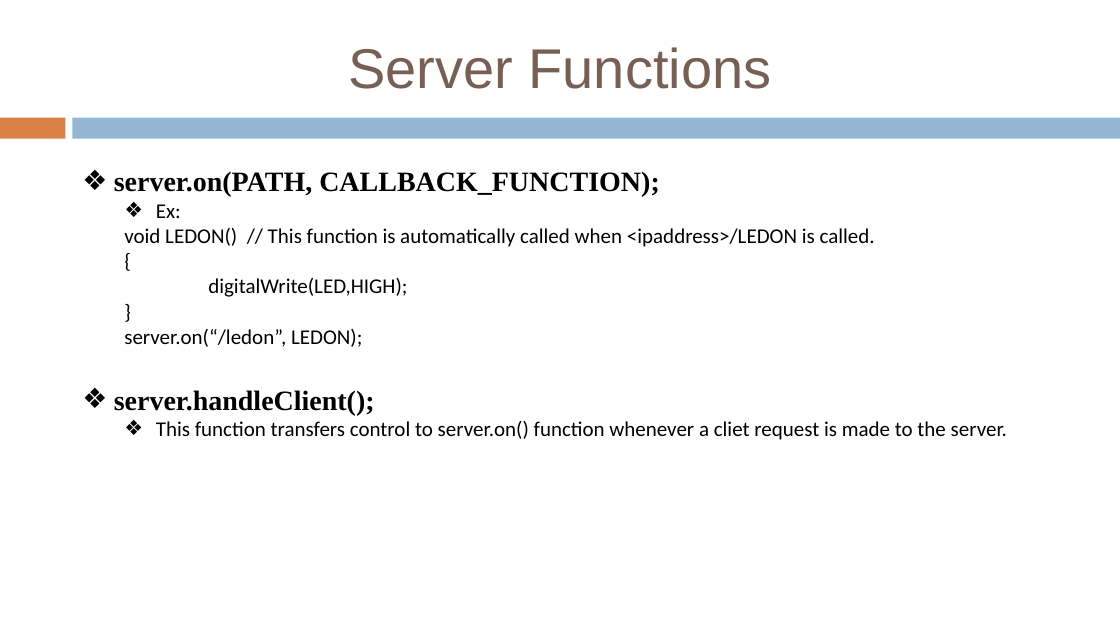
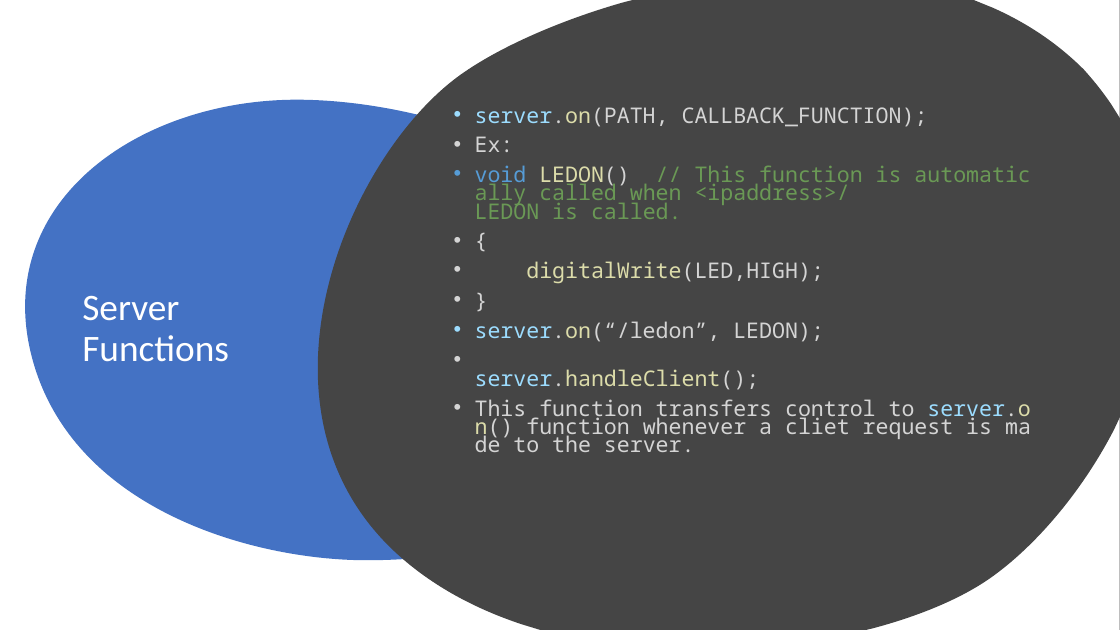
Before and after one commit to sudharsan2000/probot2020, a slide deck: slide 13 of Session PPTs/Seesion2 Node.pptx (slide 18 before the commit). Drawn at 1120x630 pixels with LibreOffice and Linux fonts; fonts in the diff are those of the drawing. Boxes give left, top, right and bottom in pixels: in the first picture for what was removed or moved away, otherwise in the second. Text is boxed around its words. In the diff, an @@ line names an element or a change of style, - is before the commit and + after.

```diff
--- a/Session PPTs/Seesion2 Node.pptx
+++ b/Session PPTs/Seesion2 Node.pptx
@@ background #FFFFFF to #454545 @@
@@ rectangle added at (x1=0, y1=0, x2=1120, y2=630), fill #FFFFFF @@
@@ freeform shape added at (x1=187, y1=0, x2=1120, y2=630), fill #454545 @@
@@ freeform shape added at (x1=10, y1=69, x2=714, y2=586), fill #4472C4 @@
@@ freeform shape removed at (x1=0, y1=118, x2=66, y2=139) @@
@@ freeform shape removed at (x1=72, y1=118, x2=1120, y2=139) @@
@@ text "server.on(PATH, CALLBACK_FUNCTION);" moved from (x1=114, y1=172, x2=1007, y2=440) to (x1=475, y1=107, x2=1031, y2=452) @@
@@ text "server.on(PATH, CALLBACK_FUNCTION);" at (x1=475, y1=107, x2=1031, y2=452): size 24 to 18.5 pt, font Times New Roman to Noto Sans Mono, bold off in "server.on(PATH, CALLBACK_FUNCTION);", "server.handleClient();"; text colour #000000 to #9CDCFE in "server.on(PATH,", "server.on(“/ledon”,", "server.handleClient();", "server.on()"; text colour #000000 to #D4D4D4 in "server.on(PATH, CALLBACK_FUNCTION);", "Ex:", "LEDON()", "{" and 5 more places; text colour #000000 to #DCDCAA in "server.on(PATH,", "LEDON()", "digitalWrite(LED,HIGH);", "server.on(“/ledon”," and 2 more places; size 18 to 18.5 pt, font Calibri to Noto Sans Mono in "Ex:", "void LEDON() // This function is automatically ...", "{", "digitalWrite(LED,HIGH);" and 3 more places; text colour #000000 to #569CD6 in "void"; text colour #000000 to #6A9955 in "// This function is automatically called when ..."; bullet ❖ to •; line spacing 1 to 0.7; more space between paragraphs; list level 2 to 1 in "Ex:"; bullet none to •; list level 2 to 1 in "void LEDON() // This function ..."; list level 2 to 1 in "{"; list level 2 to 1 in "digitalWrite(LED,HIGH);"; list level 2 to 1 in "}"; list level 2 to 1 in "server.on(“/ledon”, LEDON);"; list level 2 to 1 in "This function transfers control to ..."; vertical alignment top to middle @@
@@ title "Server Functions" moved from (x1=348, y1=47, x2=772, y2=89) to (x1=82, y1=296, x2=229, y2=362) @@
@@ title "Server Functions" at (x1=82, y1=296, x2=229, y2=362): size 48 to 32 pt, font Arial to Calibri, text colour #775F54 to #FFFFFF; alignment centre to left; line spacing 1 to 0.9; vertical alignment top to middle @@
```
Also in this commit, not shown: 10 other slides changed, 13 slides added, 7 slides removed, 1 other file.
